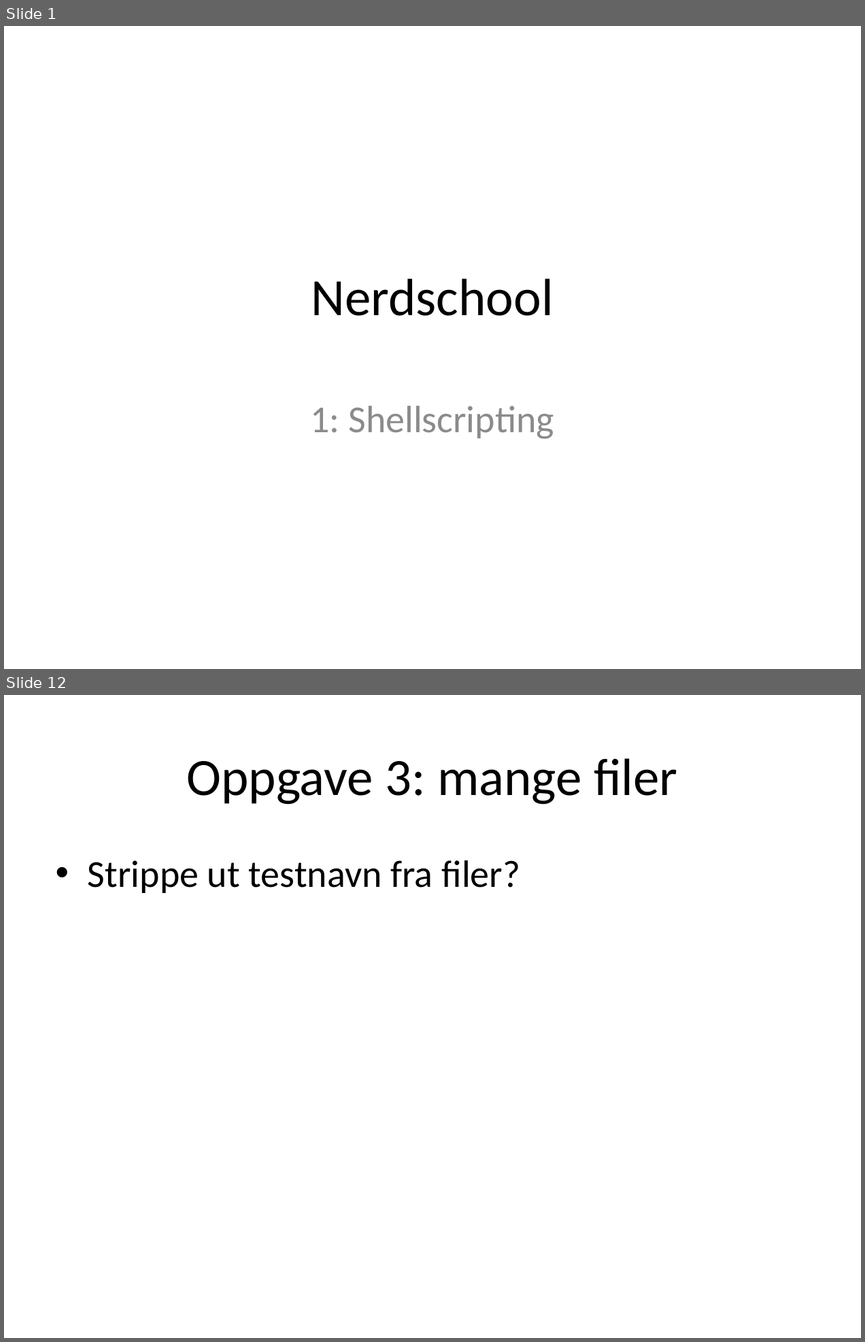
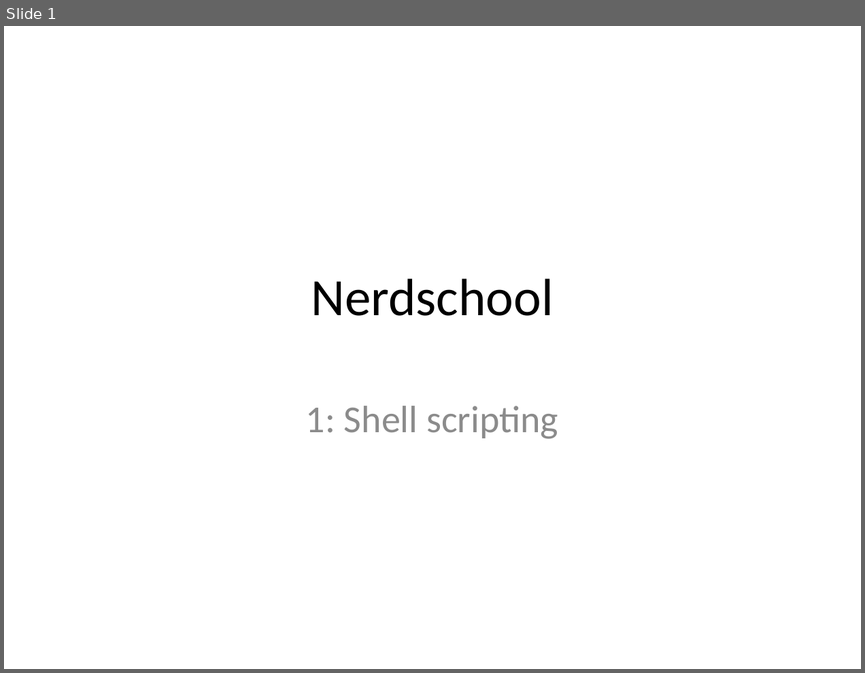
Before and after one commit to anettebgo/nerdschool, a slide deck: 1/shellscripting.pptx. Shown one above the other, each under a label of ours: slides 1 and 12 before the commit, slide 1 after it; the slides between them are not shown. The pictures are 865x1342 and 865x673 pixels, drawn with LibreOffice and Linux fonts; fonts in the diff are those of the drawing. Boxes give left, top, right and bottom in pixels: in the first picture for what was removed or moved away, otherwise in the second. Text is boxed around its words. In the diff, an @@ line names an element or a change of style, - is before the commit and + after.

```diff
--- a/1/shellscripting.pptx
+++ b/1/shellscripting.pptx
@@ slide 12 removed at [4,695,861,1338], background #FFFFFF @@
@@ title removed at [186,758,677,804] @@
-Oppgave 3: mange filer
@@ text removed at [88,860,520,893] @@
-• Strippe ut testnavn fra filer?
@@ slide 1 changed as well @@
@@ subtitle at [306,405,558,439]: spaces changed @@
-1: Shellscripting
+1: Shell scripting
```
Also in this commit, not shown: 3 other slides changed, 6 slides added, 7 other slides removed.
